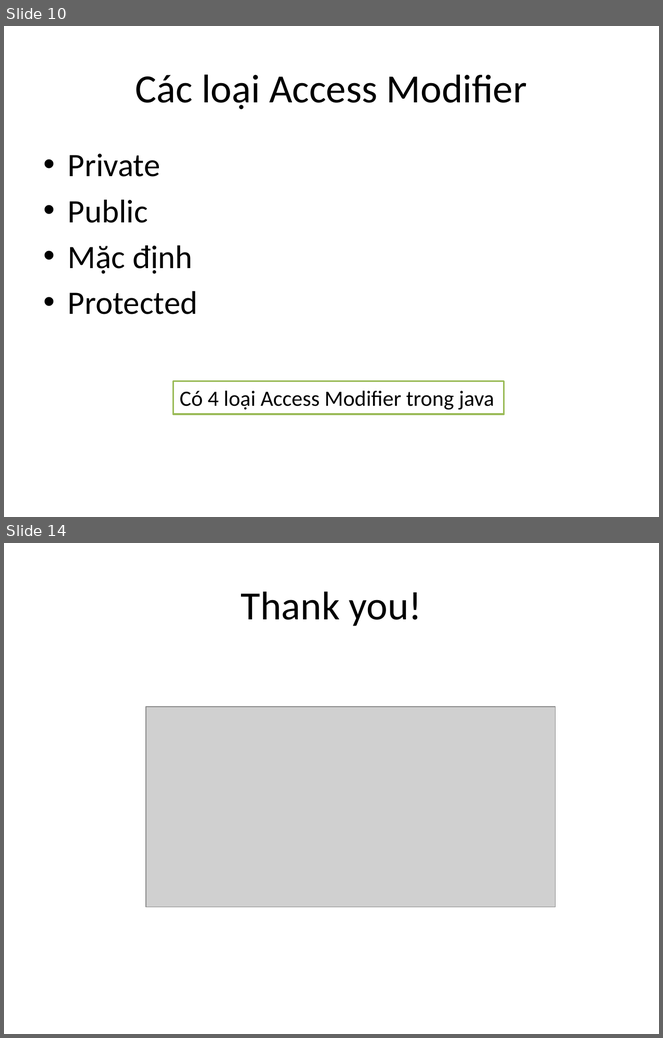
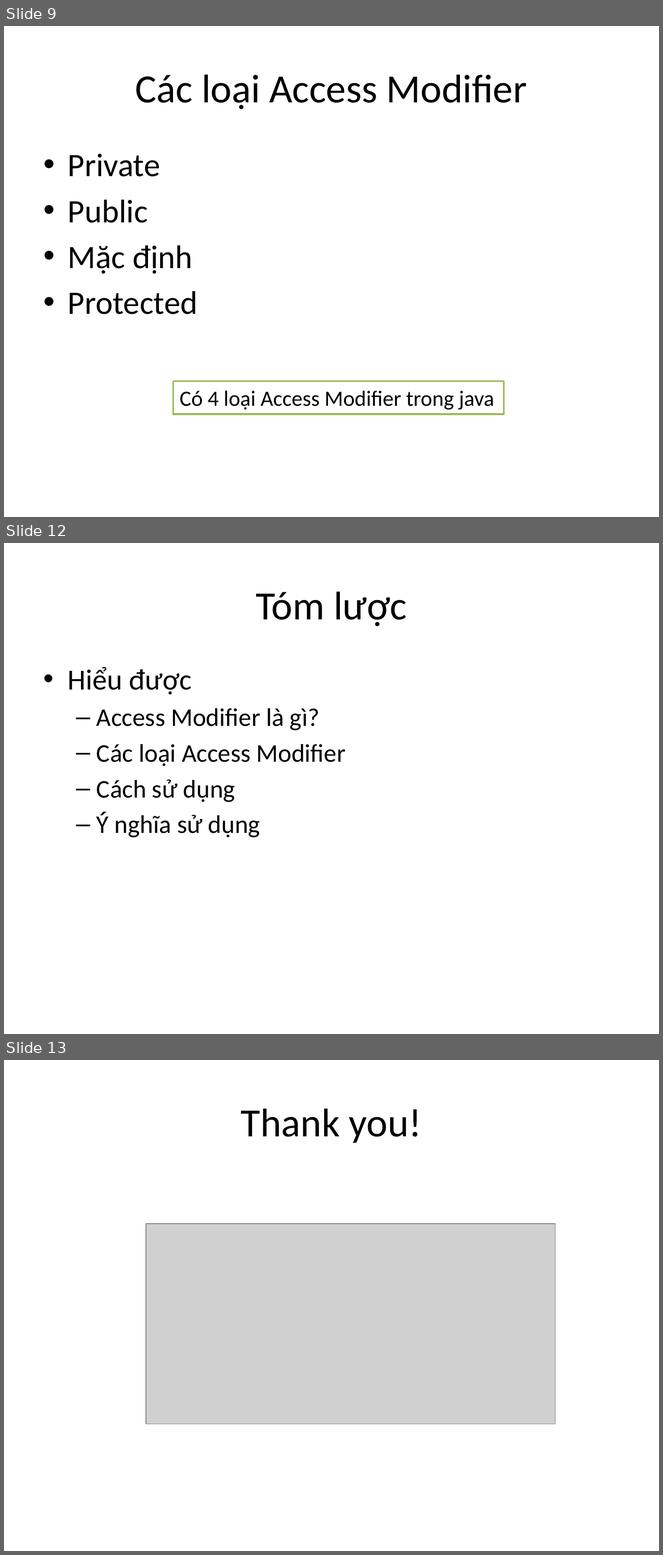
Before and after one commit to phithanh97cs/T3H, a slide deck: 3. Back-end/1. JavaCore/4. Access Modifier trong java.pptx. Shown one above the other, each under a label of ours: slides 10 and 14 before the commit, slides 9, 12 and 13 after it; the slides between them are not shown. The pictures are 663x1038 and 663x1555 pixels, drawn with LibreOffice and Linux fonts; fonts in the diff are those of the drawing; grey boxes stand for pictures. Boxes give left, top, right and bottom in pixels: in the first picture for what was removed or moved away, otherwise in the second. Text is boxed around its words. In the diff, an @@ line names an element or a change of style, - is before the commit and + after.

Commit message:
add access modifier

```diff
--- a/3. Back-end/1. JavaCore/4. Access Modifier trong java.pptx
+++ b/3. Back-end/1. JavaCore/4. Access Modifier trong java.pptx
@@ slide 12 added at <box>4,543,659,1034</box>, background #FFFFFF @@
@@ title added at <box>256,591,407,626</box>, 44 pt, text #000000 @@
+Tóm lược
@@ text added at <box>68,667,346,838</box>, 28 pt, text #000000 @@
+• Hiểu được
+  – Access Modifier là gì?
+  – Các loại Access Modifier
+  – Cách sử dụng
+  – Ý nghĩa sử dụng
@@ what was slide 10 is now slide 9 @@
@@ what was slide 14 is now slide 13 @@
```
Also in this commit, not shown: 3 slides changed, 1 other slide added, 3 slides removed.
